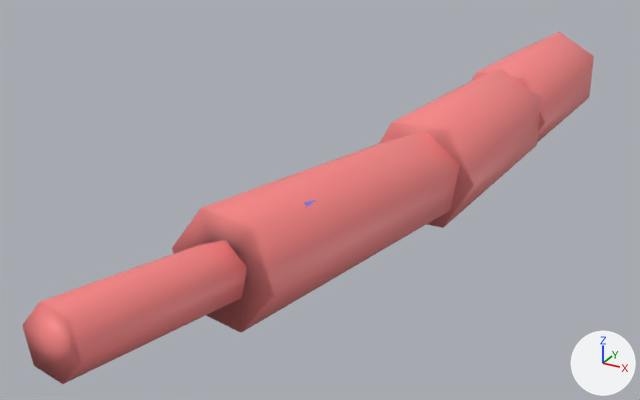
A saved change to the glTF model public/data/plots/sample/media/qsm/245.glb.
Camera for both pictures: a 50 mm camera at (6.07, -5.33, 0.13) aimed at (4.72, -2.86, -1.11). Every picture has the same lights, and +X, +Y and +Z are marked at lower right. The older version comes first. Vertices at exactly the same position are counted once.
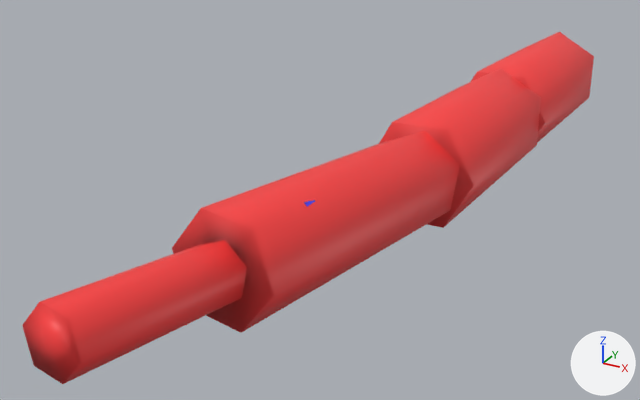
What the commit changed:
me_mesh_0 has 66 vertices, 120 faces and spans x 4.76..5.22, y -4.28..-1.05, z -1.25..-0.76.
me_mesh_0 is used by ob_mesh_0; location (0.0, 0.0, 0.0).
me_mesh_0 part 1: 96 faces centred in x 4.81..5.22, y -4.28..-1.05, z -1.23..-0.79 are repainted in the vertex colours; the middle colour goes from pink #ff8888 to red #ff3f3f.

Location of each change, (x1, y1, x2, y2) in pixels of the pictures (640 x 400 px):
part 1 of me_mesh_0, recoloured (pink to red): (22, 32, 594, 384) in both
